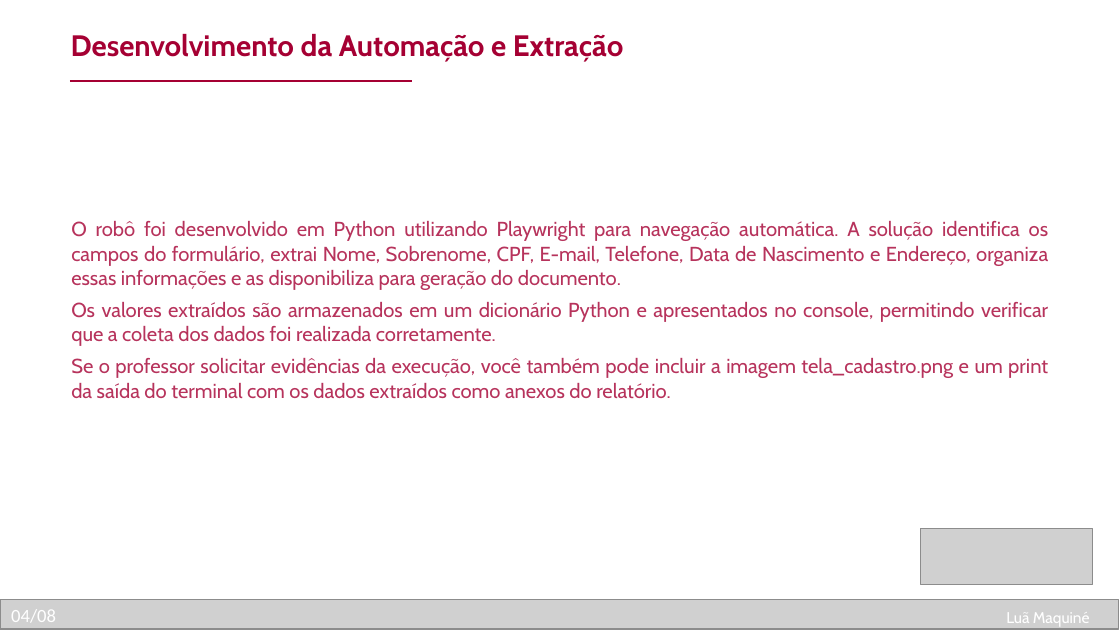
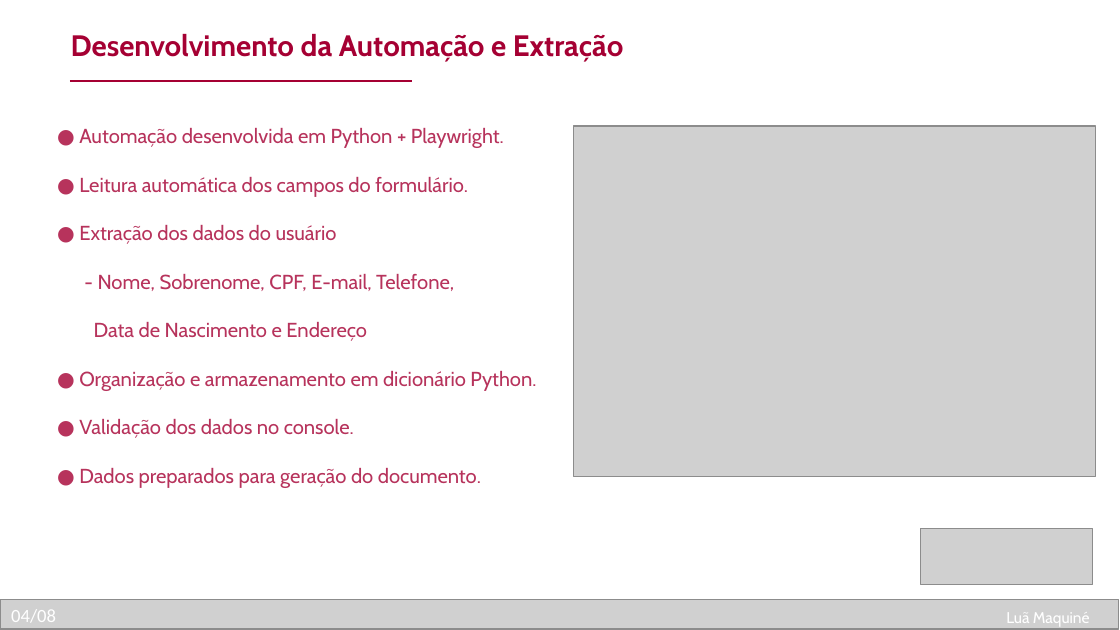
Before and after one commit to luanmaquin2/HyperAutomationPortalFake, a slide deck: slide 4 of Relatório Final/PortalFake.pptx. Drawn at 1120x630 pixels with LibreOffice and Linux fonts; fonts in the diff are those of the drawing; grey boxes stand for pictures; background and template pictures are left out. Boxes give left, top, right and bottom in pixels: in the first picture for what was removed or moved away, otherwise in the second. Text is boxed around its words. In the diff, an @@ line names an element or a change of style, - is before the commit and + after.

```diff
--- a/Relatório Final/PortalFake.pptx
+++ b/Relatório Final/PortalFake.pptx
@@ text added at bbox=[79, 128, 536, 488], 13 pt, text #B7335C @@
+● Automação desenvolvida em Python + Playwright.
+● Leitura automática dos campos do formulário.
+● Extração dos dados do usuário
+                - Nome, Sobrenome, CPF, E-mail, Telefone,
+                Data de Nascimento e Endereço
+● Organização e armazenamento em dicionário Python.
+● Validação dos dados no console.
+● Dados preparados para geração do documento.
@@ picture added at bbox=[573, 127, 1095, 477] @@
@@ text removed at bbox=[71, 221, 1048, 399] @@
-O robô foi desenvolvido em Python utilizando Playwright para navegação automática. A solução identifica os campos do formulário, extrai Nome, Sobrenome, CPF, E-mail, Telefone, Data de Nascimento e Endereço, organiza essas informações e as disponibiliza para geração do documento.
-Os valores extraídos são armazenados em um dicionário Python e apresentados no console, permitindo verificar que a coleta dos dados foi realizada corretamente.
-Se o professor solicitar evidências da execução, você também pode incluir a imagem tela_cadastro.png e um print da saída do terminal com os dados extraídos como anexos do relatório.
```
Also in this commit, not shown: 1 other slide changed.
